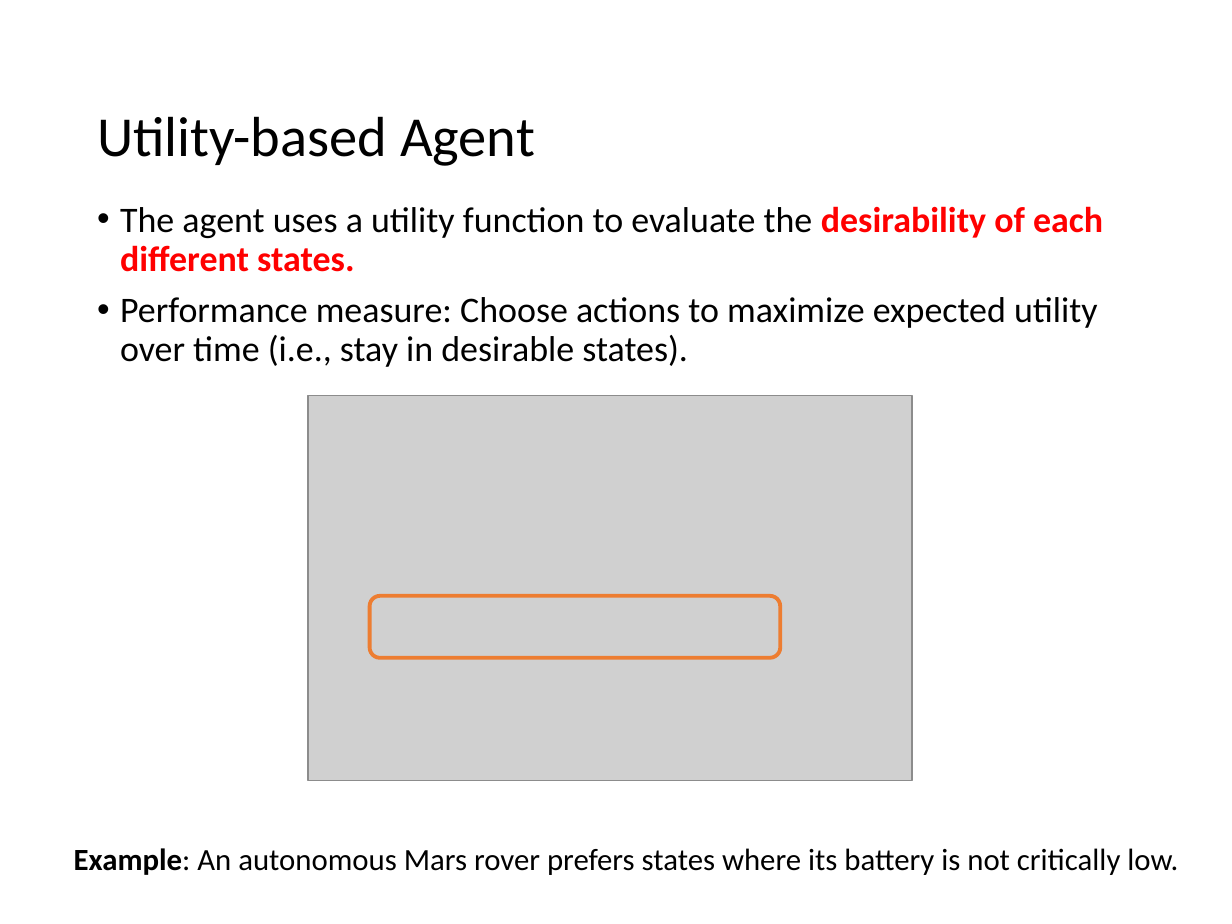
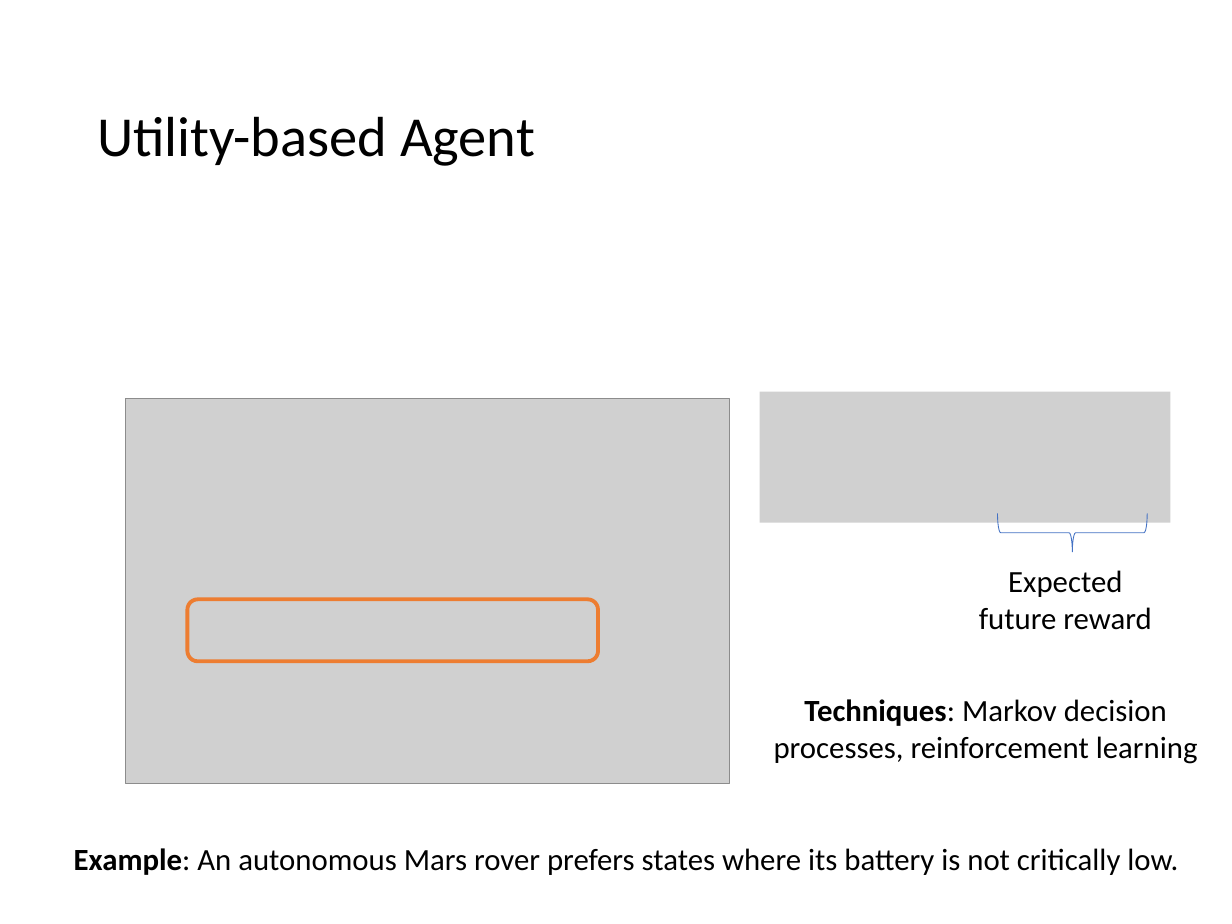
Before and after one commit to mhahsler/CS7320-AI, a slide deck: slide 27 of slides/02_agents.pptx. Drawn at 1232x924 pixels with LibreOffice and Linux fonts; fonts in the diff are those of the drawing; grey boxes stand for pictures. Boxes give left, top, right and bottom in pixels: in the first picture for what was removed or moved away, otherwise in the second. Text is boxed around its words. In the diff, an @@ line names an element or a change of style, - is before the commit and + after.

```diff
--- a/slides/02_agents.pptx
+++ b/slides/02_agents.pptx
@@ text removed at (120, 206, 1103, 367) @@
-• The agent uses a utility function to evaluate the desirability of each different states.
-• Performance measure: Choose actions to maximize expected utility over time (i.e., stay in desirable states).
@@ picture: place and size @@
-picture at (308, 395, 912, 781)
+picture at (126, 399, 729, 785)
@@ picture added at (760, 392, 1170, 522) @@
@@ left brace added at (998, 514, 1148, 553), outline #4472C4 0.5 pt @@
@@ rounded rectangle: place and size @@
-rounded rectangle at (370, 596, 780, 658)
+rounded rectangle at (187, 599, 598, 660)
@@ text added at (979, 570, 1151, 630), 18 pt, text #000000 @@
+Expected future reward
@@ text added at (774, 699, 1198, 764), 18 pt, text #000000 @@
+Techniques: Markov decision processes, reinforcement learning
```
Also in this commit, not shown: 10 other slides changed, 1 slide added, 2 other files.
